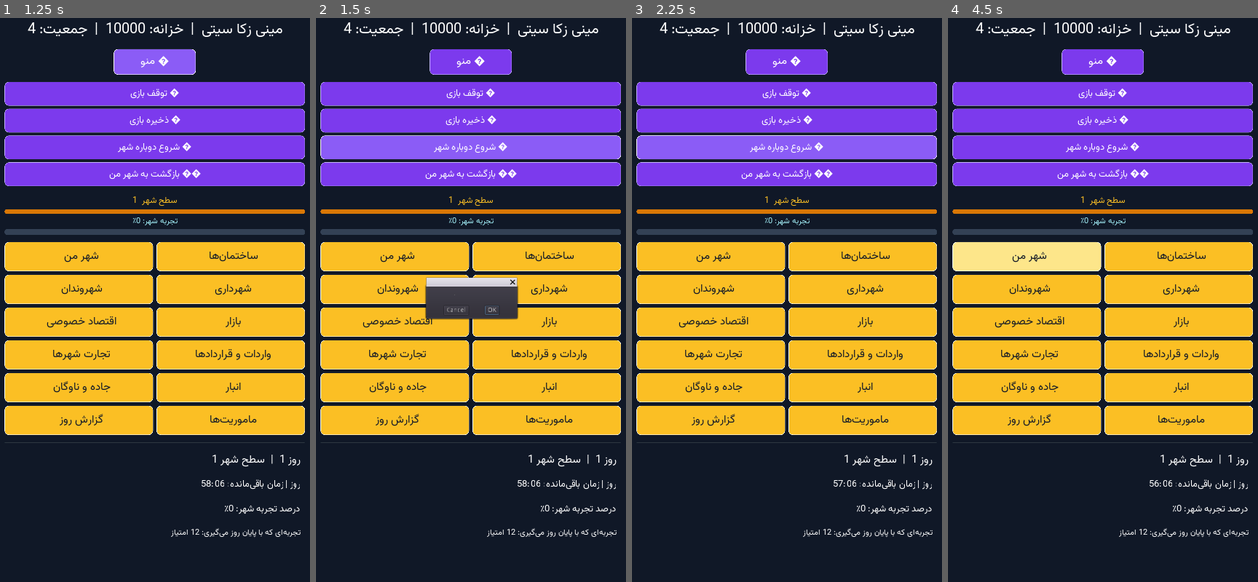
Above: before the commit, frames 1-4 (left to right).
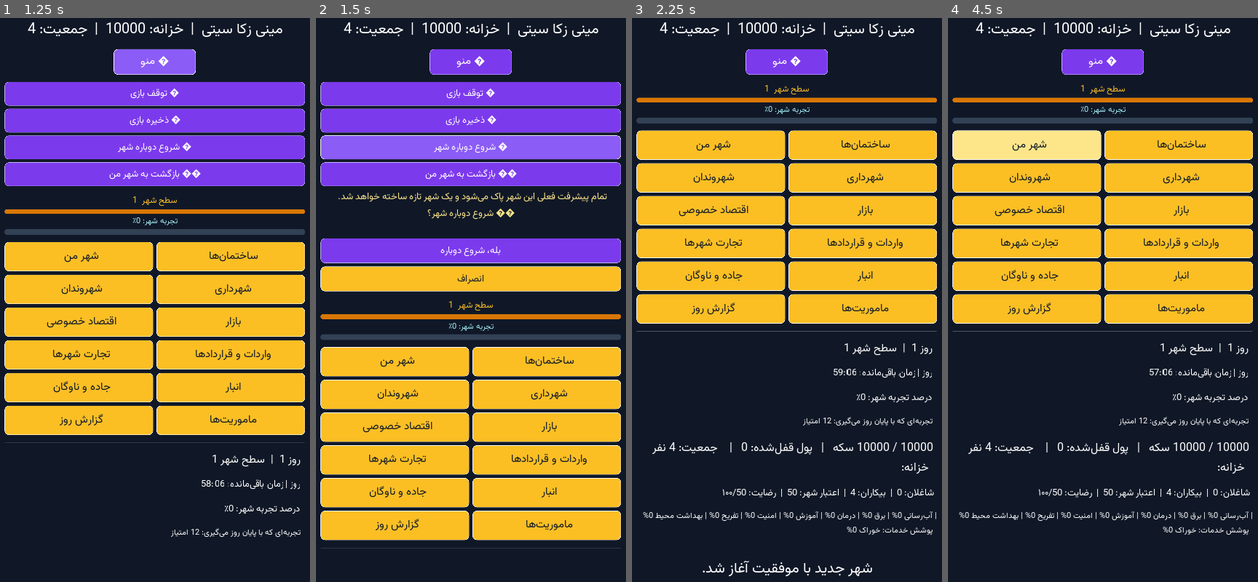
Above: after the commit, the same moments.

Repository: zekainstabot/mini-zeka-city
Game: Godot game, scene res://Main.tscn
The game is run twice, just before and just after one commit, with the same random seed, the same clock (stepped at 60 frames per second) and the same inputs.
Inputs (mouse positions are in pixels of both pictures, inside the frame that each line leads up to):
- Up to frame 1 (1.25 s): click "ﻮﻨﻣ ☰" at 0.5 s
- Up to frame 2 (1.5 s): click "ﺮﻬﺷ ﻩﺭﺎﺑﻭﺩ ﻉﻭﺮﺷ 🔄" at 1.25 s
- Up to frame 3 (2.25 s): click (787, 249) at 2 s, where only the run after the commit has a clickable "ﻩﺭﺎﺑﻭﺩ ﻉﻭﺮﺷ ،ﻪﻠﺑ"
- Up to frame 4 (4.5 s): click (1103, 91) at 2.75 s, where only the run before the commit has a clickable "ﯼﺯﺎﺑ ﻒﻗﻮﺗ ⏸"; click (1103, 91) at 3.5 s, where only the run before the commit has a clickable "ﯼﺯﺎﺑ ﻪﻣﺍﺩﺍ ▶"; click "ﻦﻣ ﺮﻬﺷ" at 4.25 s

Frame 1 is identical in both runs. In frame 2, 39% of the frame differs, in the area x 1-99%, y 20-95%; in frame 3, 49%; in frame 4, 50%, in the area x 1-99%, y 11-93%.

Commit message:
Replace restart confirmation with clear Persian in-menu panel

Diff:
--- a/scripts/Main.gd
+++ b/scripts/Main.gd
@@ -22,7 +22,7 @@
 var game_paused = false
 var menu_panel = null
 var menu_pause_button = null
-var restart_dialog = null
+var restart_confirm_panel = null
 
 func _process(delta):
 	if game == null or game_paused:
@@ -126,12 +126,35 @@
 	_create_menu_action("🔄 شروع دوباره شهر", "confirm_restart_from_menu")
 	_create_menu_action("🏙️ بازگشت به شهر من", "return_home_from_menu")
 	menu_button.connect("pressed", self, "_toggle_game_menu")
-	restart_dialog = ConfirmationDialog.new()
-	restart_dialog.window_title = "شروع دوباره شهر"
-	restart_dialog.dialog_text = "همه پیشرفت فعلی این شهر پاک می‌شود و یک شهر جدید ساخته خواهد شد. ادامه می‌دهی؟"
-	_apply_font(restart_dialog, 18)
-	add_child(restart_dialog)
-	restart_dialog.connect("confirmed", self, "_restart_city")
+	restart_confirm_panel = VBoxContainer.new()
+	restart_confirm_panel.visible = false
+	restart_confirm_panel.add_constant_override("separation", 8)
+	menu_panel.add_child(restart_confirm_panel)
+	var restart_confirm_text = Label.new()
+	restart_confirm_text.text = PersianText.reshaper("⚠️ شروع دوباره شهر؟\nتمام پیشرفت فعلی این شهر پاک می‌شود و یک شهر تازه ساخته خواهد شد.")
+	restart_confirm_text.align = Label.ALIGN_CENTER
+	restart_confirm_text.autowrap = true
+	restart_confirm_text.size_flags_horizontal = Control.SIZE_EXPAND_FILL
+	restart_confirm_text.rect_min_size = Vector2(0, 100 if compact_layout else 76)
+	_apply_font(restart_confirm_text, 19 if compact_layout else 17)
+	restart_confirm_text.add_color_override("font_color", Color("#fde68a"))
+	restart_confirm_panel.add_child(restart_confirm_text)
+	var restart_yes_button = Button.new()
+	restart_yes_button.text = PersianText.reshaper("بله، شروع دوباره")
+	restart_yes_button.rect_min_size = Vector2(0, 54 if compact_layout else 46)
+	restart_yes_button.size_flags_horizontal = Control.SIZE_EXPAND_FILL
+	_apply_font(restart_yes_button, 19 if compact_layout else 17)
+	_style_button(restart_yes_button, false)
+	restart_yes_button.connect("pressed", self, "_restart_city")
+	restart_confirm_panel.add_child(restart_yes_button)
+	var restart_no_button = Button.new()
+	restart_no_button.text = PersianText.reshaper("انصراف")
+	restart_no_button.rect_min_size = Vector2(0, 54 if compact_layout else 46)
+	restart_no_button.size_flags_horizontal = Control.SIZE_EXPAND_FILL
+	_apply_font(restart_no_button, 19 if compact_layout else 17)
+	_style_button(restart_no_button, true)
+	restart_no_button.connect("pressed", self, "_cancel_restart")
+	restart_confirm_panel.add_child(restart_no_button)
 	# Persistent city progression panel: stays visible above navigation on every page.
 	var progress_panel = VBoxContainer.new()
 	progress_panel.add_constant_override("separation", 3)
@@ -259,8 +282,12 @@
 		menu_panel.visible = false
 
 func confirm_restart_from_menu():
-	if restart_dialog != null:
-		restart_dialog.popup_centered()
+	if restart_confirm_panel != null:
+		restart_confirm_panel.visible = true
+
+func _cancel_restart():
+	if restart_confirm_panel != null:
+		restart_confirm_panel.visible = false
 
 func return_home_from_menu():
 	game_paused = false
@@ -270,6 +297,10 @@
 	show_page("home")
 
 func _restart_city():
+	if restart_confirm_panel != null:
+		restart_confirm_panel.visible = false
+	if menu_panel != null:
+		menu_panel.visible = false
 	game_paused = false
 	clock_cycle_seconds = 0.0
 	clock_save_accumulator = 0.0
